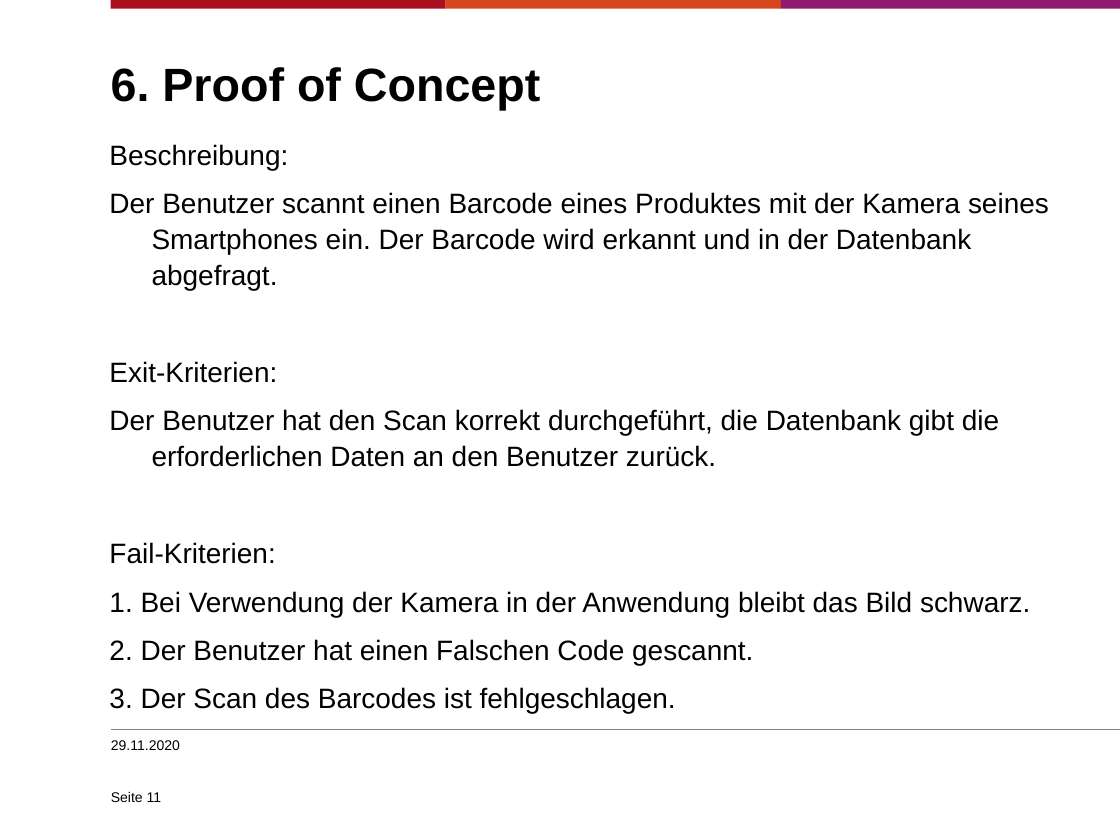
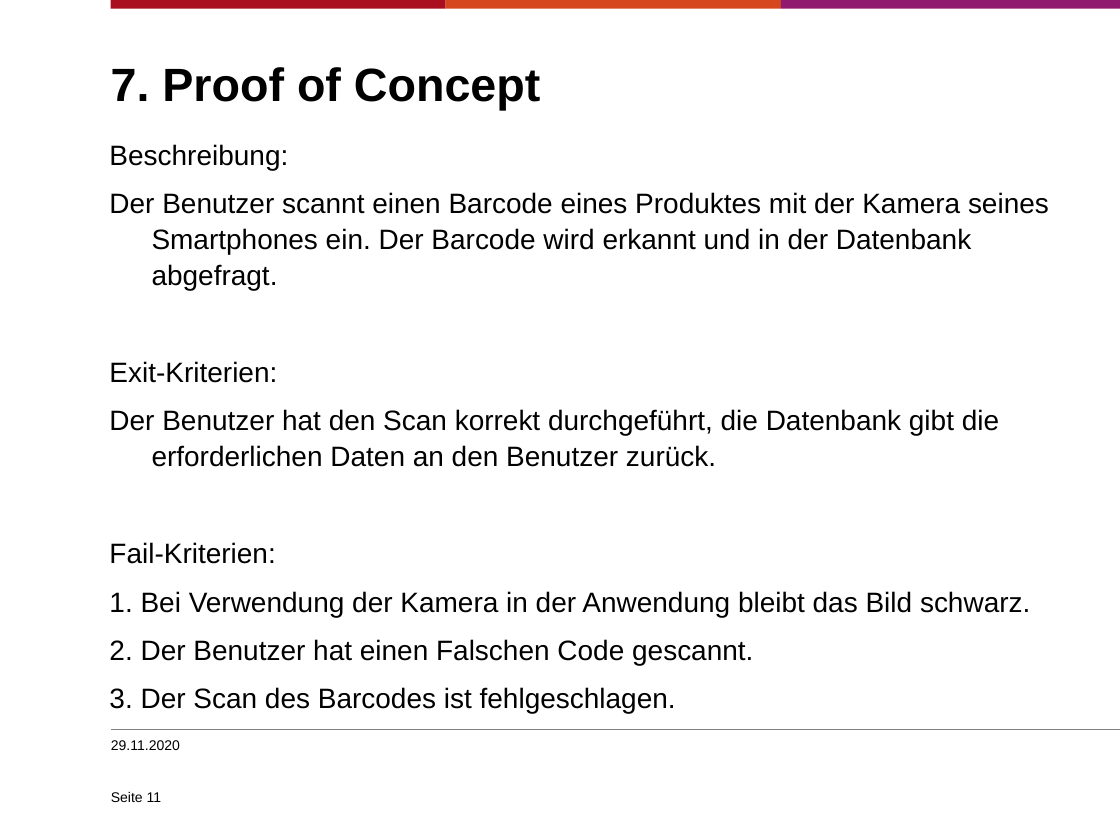
Before and after one commit to sjohannsen1/EPWS2020Mohr-DamaJohannsen, a slide deck: slide 11 of Audits/WS2020_Mohr-Dama_Johannsen_Präsentation_audit1.pptx. Drawn at 1120x840 pixels with LibreOffice and Linux fonts; fonts in the diff are those of the drawing; background and template pictures are left out. Boxes give left, top, right and bottom in pixels: in the first picture for what was removed or moved away, otherwise in the second. Text is boxed around its words. In the diff, an @@ line names an element or a change of style, - is before the commit and + after.

```diff
--- a/Audits/WS2020_Mohr-Dama_Johannsen_Präsentation_audit1.pptx
+++ b/Audits/WS2020_Mohr-Dama_Johannsen_Präsentation_audit1.pptx
@@ title at [111,67,540,110]: text changed @@
-6. Proof of Concept
+7. Proof of Concept
```
Also in this commit, not shown: 3 other slides changed, 1 other file.
